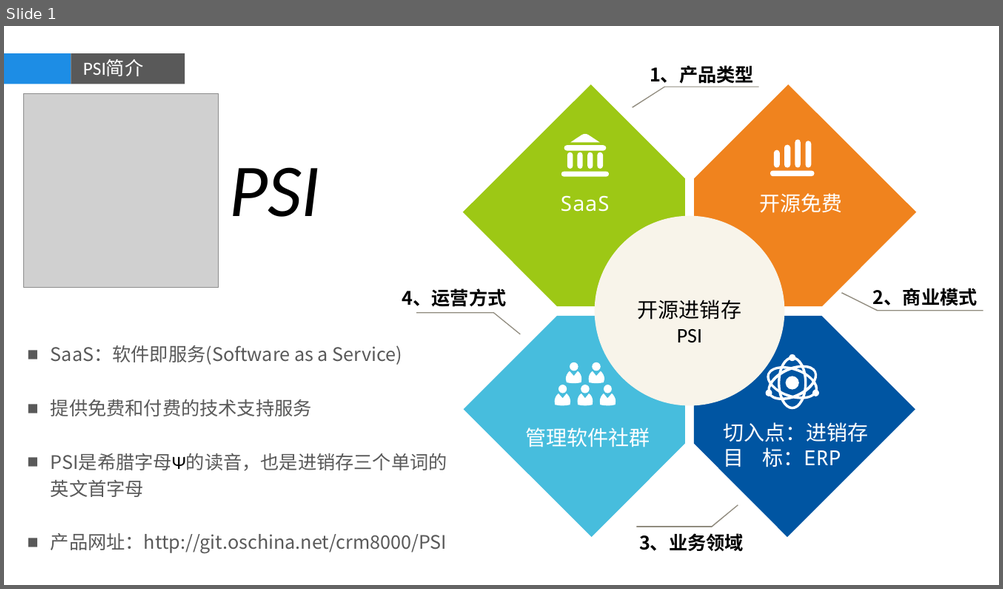
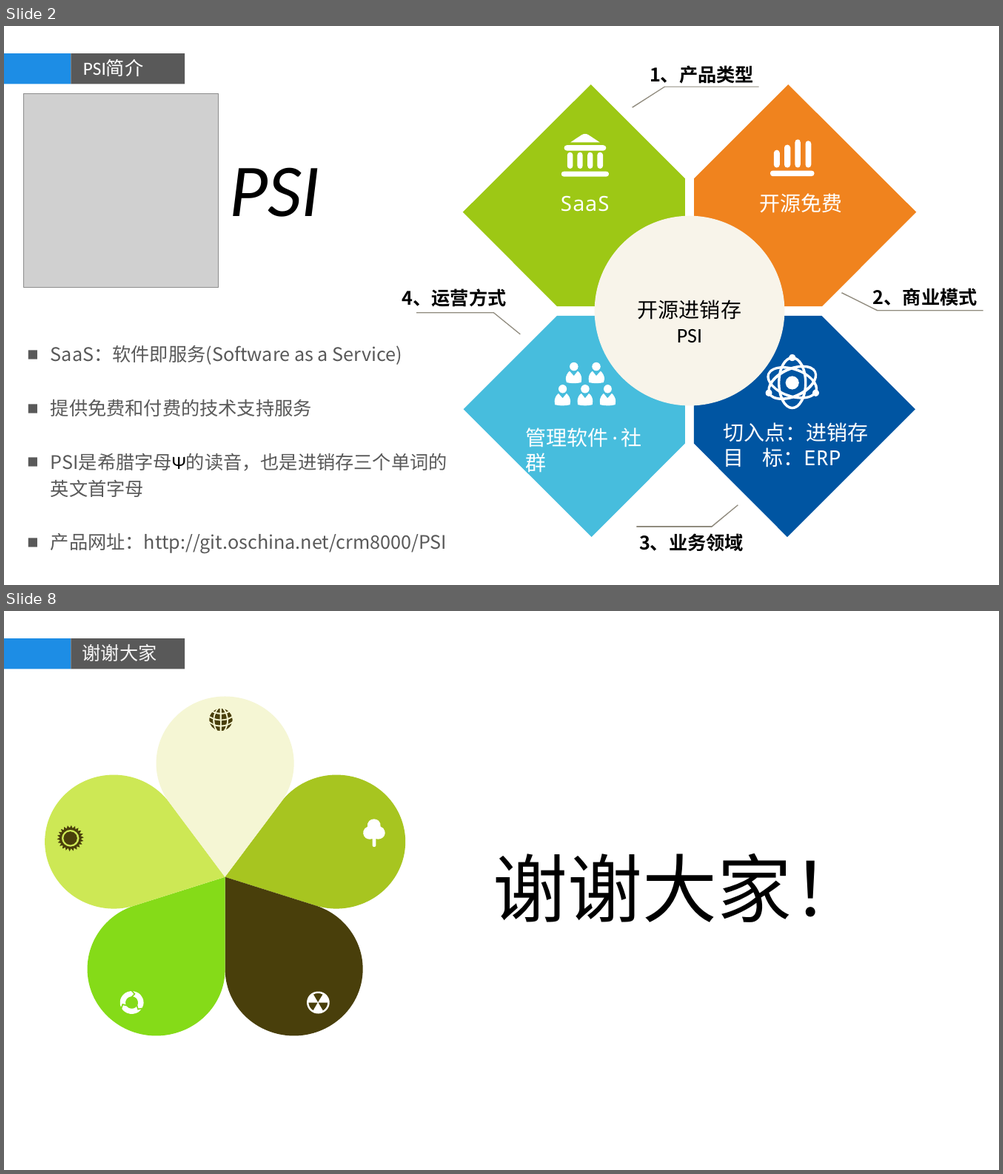
Before and after one commit to dongxf/PSI, a slide deck: doc/01 概要设计/PSI.pptx. Shown one above the other, each under a label of ours: slide 1 before the commit, slides 2 and 8 after it; the slides between them are not shown. The pictures are 1003x589 and 1003x1174 pixels, drawn with LibreOffice and Linux fonts; fonts in the diff are those of the drawing; grey boxes stand for pictures; background and template pictures are left out. Boxes give left, top, right and bottom in pixels: in the first picture for what was removed or moved away, otherwise in the second. Text is boxed around its words. In the diff, an @@ line names an element or a change of style, - is before the commit and + after.

```diff
--- a/doc/01 概要设计/PSI.pptx
+++ b/doc/01 概要设计/PSI.pptx
@@ slide 8 added at bbox=[4, 611, 999, 1170], background picture (left out); not listed: 2 template elements that a slide beside it also shows @@
@@ text added at bbox=[82, 644, 157, 661], 18 pt, text #F6F5F5 @@
+谢谢大家
@@ text added at bbox=[493, 853, 866, 923], 72 pt, text #000000 @@
+谢谢大家！
@@ group added at bbox=[36, 697, 414, 1045]: 27 freeform shapes, 1 ellipse @@
@@ what was slide 1 is now slide 2 @@
@@ slide 2 changed as well @@
@@ text at bbox=[526, 428, 642, 477]: text changed @@
-管理软件社群
+管理软件·社群
```
Also in this commit, not shown: 6 other slides added.
